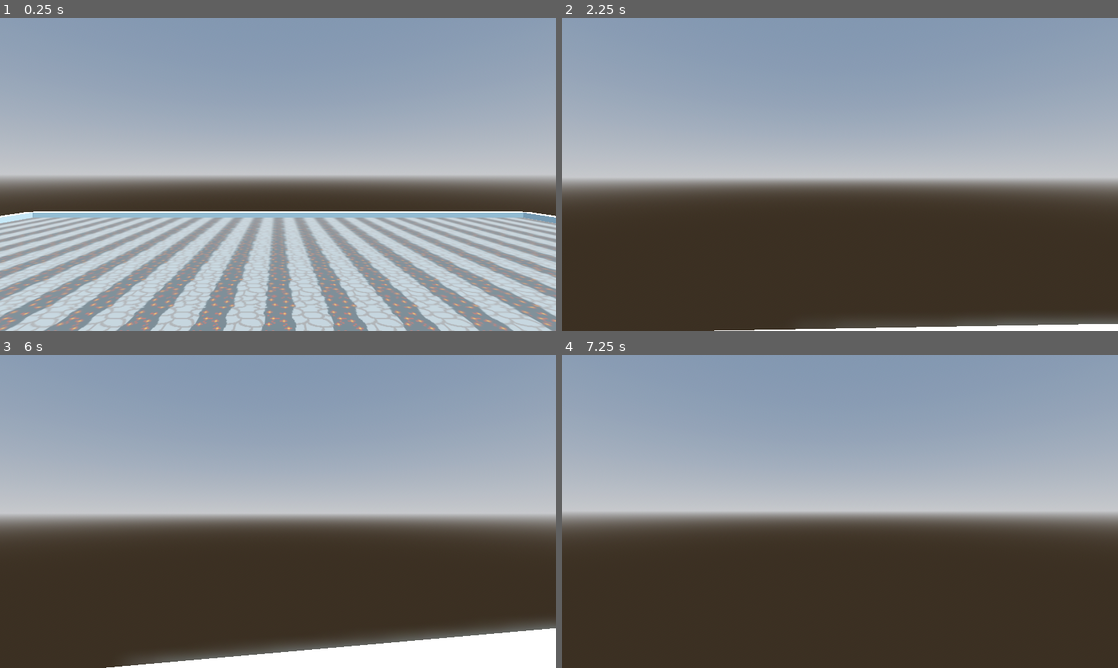
Above: before the commit, frames 1-4 (two rows, left to right).
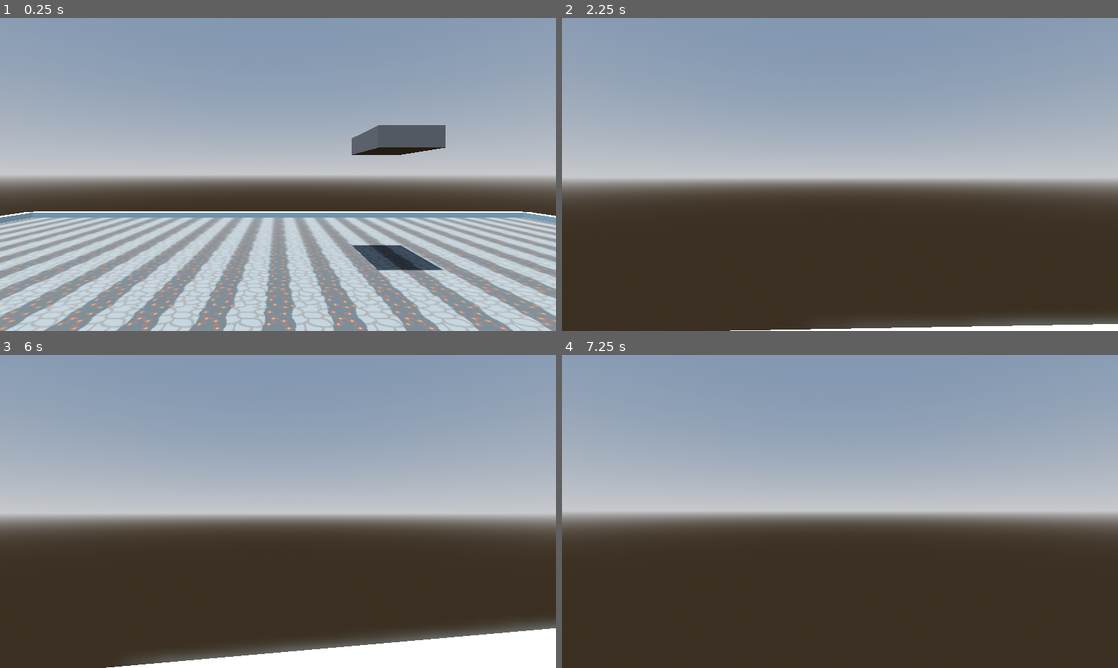
Above: after the commit, the same moments.

Repository: Tuturtut/InsererNomDuJeu
Game: Godot game, scene res://scenes/game.tscn
Two runs of this game, one before a commit and one after it. Both use one fixed random seed, a clock stepped at 60 frames per second and the inputs below.
Inputs (mouse positions are in pixels of both pictures, inside the frame that each line leads up to):
- Up to frame 1 (0.25 s): no input
- Up to frame 2 (2.25 s): tap Enter (ui_accept) at 0.5, 0.77, 1.52, 2 s; move the mouse to (867, 174) at 0.52 s; hold Ctrl (crouch) 0.53-1.28 s; hold Z (move_forward) from 0.53 s (still down); tap Shift (dash) at 0.8, 1.35 s; move the mouse to (812, 174) at 1.27 s; tap Ctrl (crouch) at 1.55 s; move the mouse to (851, 168) at 2.02 s; hold Ctrl (crouch) from 2.03 s (still down)
- Up to frame 3 (6 s): tap Shift (dash) at 2.3, 2.85, 3.8, 4.35, 5.3, 5.85 s; move the mouse to (272, 517) at 2.77 s; release Ctrl (crouch) at 2.78 s; tap Enter (ui_accept) at 3.02, 3.77, 4.25, 4.52, 5.75 s; tap Ctrl (crouch) at 3.05, 4.55 s; right-click (272, 517) at 3.5 s; move the mouse to (316, 514) at 3.52 s; hold Ctrl (crouch) 3.53-4.28 s; move the mouse to (233, 508) at 4.27 s; right-click (233, 508) at 5 s; move the mouse to (283, 511) at 5.02 s; hold Ctrl (crouch) 5.03-5.78 s; move the mouse to (255, 505) at 5.77 s; release Z (move_forward) at 5.78 s; hold D (move_right) from 5.78 s (still down)
- Up to frame 4 (7.25 s): tap Enter (ui_accept) at 6.02, 6.77 s; tap Ctrl (crouch) at 6.05 s; move the mouse to (867, 511) at 6.52 s; release D (move_right) at 6.53 s; hold Z (move_forward) from 6.53 s (still down); hold Ctrl (crouch) from 6.53 s (still down); tap Shift (dash) at 6.8 s

The runs differ from the first frame. In frame 1, 3.7% of the frame differs, in the area x 0-99%, y 34-81%; in frame 2, less than 0.1%; in frame 3, less than 0.1%; in frame 4, nothing differs.

Commit message:
Essais de corection du problème avec le dash

Diff:
--- a/Game/project.godot
+++ b/Game/project.godot
@@ -20,6 +20,13 @@
 window/size/viewport_width=1280
 window/size/viewport_height=720
 window/size/resizable=false
+
+[file_customization]
+
+folder_colors={
+"res://scenes/": "blue",
+"res://scripts/": "orange"
+}
 
 [input]
 
@@ -65,7 +72,7 @@
 
 [physics]
 
-3d/default_gravity=12.0
+3d/default_gravity=15.0
 
 [rendering]
 
--- a/Game/scenes/game.tscn
+++ b/Game/scenes/game.tscn
@@ -2,6 +2,15 @@
 
 [ext_resource type="PackedScene" uid="uid://q6p1ma8viwrp" path="res://scenes/player.tscn" id="1_3hb8r"]
 [ext_resource type="Texture2D" uid="uid://djkr4hj1lw24t" path="res://textures/path_straigth.png" id="1_3x6iu"]
+
+[sub_resource type="StandardMaterial3D" id="StandardMaterial3D_h8jlt"]
+albedo_color = Color(0.737255, 0.913725, 1, 1)
+
+[sub_resource type="BoxMesh" id="BoxMesh_dm8ou"]
+material = SubResource("StandardMaterial3D_h8jlt")
+
+[sub_resource type="BoxShape3D" id="BoxShape3D_jvejh"]
+size = Vector3(1, 100, 1)
 
 [sub_resource type="BoxMesh" id="BoxMesh_53opu"]
 
@@ -32,33 +41,94 @@
 tonemap_mode = 2
 glow_enabled = true
 
-[sub_resource type="StandardMaterial3D" id="StandardMaterial3D_h8jlt"]
-albedo_color = Color(0.737255, 0.913725, 1, 1)
+[node name="World" type="Node3D"]
 
-[sub_resource type="BoxMesh" id="BoxMesh_dm8ou"]
-material = SubResource("StandardMaterial3D_h8jlt")
+[node name="Platform" type="Node3D" parent="."]
 
-[sub_resource type="BoxShape3D" id="BoxShape3D_jvejh"]
-size = Vector3(1, 50, 1)
+[node name="Wall" type="Node3D" parent="Platform"]
 
-[node name="Level" type="Node3D"]
+[node name="Wall1" type="MeshInstance3D" parent="Platform/Wall"]
+transform = Transform3D(50, 0, 0, 0, 1, 0, 0, 0, 1, 0, 0, 25)
+mesh = SubResource("BoxMesh_dm8ou")
+skeleton = NodePath("../../..")
 
-[node name="Box" type="MeshInstance3D" parent="."]
+[node name="StaticBody3D" type="StaticBody3D" parent="Platform/Wall/Wall1"]
+
+[node name="CollisionShape3D" type="CollisionShape3D" parent="Platform/Wall/Wall1/StaticBody3D"]
+transform = Transform3D(1, 0, 0, 0, 1, 0, 0, 0, 1, 0, 50, 0)
+shape = SubResource("BoxShape3D_jvejh")
+
+[node name="Wall2" type="MeshInstance3D" parent="Platform/Wall"]
+transform = Transform3D(50, 0, 0, 0, 1, 0, 0, 0, 1, 0, 0, -25)
+mesh = SubResource("BoxMesh_dm8ou")
+skeleton = NodePath("../../..")
+
+[node name="StaticBody3D" type="StaticBody3D" parent="Platform/Wall/Wall2"]
+
+[node name="CollisionShape3D" type="CollisionShape3D" parent="Platform/Wall/Wall2/StaticBody3D"]
+transform = Transform3D(1, 0, 0, 0, 1, 0, 0, 0, 1, 0, 50, 0)
+shape = SubResource("BoxShape3D_jvejh")
+
+[node name="Wall3" type="MeshInstance3D" parent="Platform/Wall"]
+transform = Transform3D(1, 0, 0, 0, 1, 0, 0, 0, 50, 25, 0, 0)
+mesh = SubResource("BoxMesh_dm8ou")
+skeleton = NodePath("../../..")
+
+[node name="StaticBody3D" type="StaticBody3D" parent="Platform/Wall/Wall3"]
+
+[node name="CollisionShape3D" type="CollisionShape3D" parent="Platform/Wall/Wall3/StaticBody3D"]
+transform = Transform3D(1, 0, 0, 0, 1, 0, 0, 0, 1, 0, 50, 0)
+shape = SubResource("BoxShape3D_jvejh")
+
+[node name="Wall4" type="MeshInstance3D" parent="Platform/Wall"]
+transform = Transform3D(1, 0, 0, 0, 1, 0, 0, 0, 50, -25, 0, 0)
+mesh = SubResource("BoxMesh_dm8ou")
+skeleton = NodePath("../../..")
+
+[node name="StaticBody3D" type="StaticBody3D" parent="Platform/Wall/Wall4"]
+
+[node name="CollisionShape3D" type="CollisionShape3D" parent="Platform/Wall/Wall4/StaticBody3D"]
+transform = Transform3D(1, 0, 0, 0, 1, 0, 0, 0, 1, 0, 50, 0)
+shape = SubResource("BoxShape3D_jvejh")
+
+[node name="Box" type="MeshInstance3D" parent="Platform"]
 transform = Transform3D(4, 0, 0, 0, 1, 0, 0, 0, 3, 0, 2, 0)
 mesh = SubResource("BoxMesh_53opu")
+skeleton = NodePath("../..")
 
-[node name="StaticBody3D" type="StaticBody3D" parent="Box"]
+[node name="StaticBody3D" type="StaticBody3D" parent="Platform/Box"]
 
-[node name="CollisionShape3D" type="CollisionShape3D" parent="Box/StaticBody3D"]
+[node name="CollisionShape3D" type="CollisionShape3D" parent="Platform/Box/StaticBody3D"]
 shape = SubResource("BoxShape3D_sspx4")
 
-[node name="Ground" type="MeshInstance3D" parent="."]
+[node name="Box2" type="MeshInstance3D" parent="Platform"]
+transform = Transform3D(-1.74846e-07, 0, 3, 0, 1, 0, -4, 0, -1.31134e-07, 8, 4, 6)
+mesh = SubResource("BoxMesh_53opu")
+skeleton = NodePath("../..")
+
+[node name="StaticBody3D" type="StaticBody3D" parent="Platform/Box2"]
+
+[node name="CollisionShape3D" type="CollisionShape3D" parent="Platform/Box2/StaticBody3D"]
+shape = SubResource("BoxShape3D_sspx4")
+
+[node name="Box3" type="MeshInstance3D" parent="Platform"]
+transform = Transform3D(-1.74846e-07, 0, 3, 0, 1, 0, -4, 0, -1.31134e-07, 6, 6, -13)
+mesh = SubResource("BoxMesh_53opu")
+skeleton = NodePath("../..")
+
+[node name="StaticBody3D" type="StaticBody3D" parent="Platform/Box3"]
+
+[node name="CollisionShape3D" type="CollisionShape3D" parent="Platform/Box3/StaticBody3D"]
+shape = SubResource("BoxShape3D_sspx4")
+
+[node name="Ground" type="MeshInstance3D" parent="Platform"]
 transform = Transform3D(1, 0, 0, 0, 1, 0, 0, 0, 1, 0.051562, -0.00113857, 0.00765562)
 mesh = SubResource("PlaneMesh_im14s")
+skeleton = NodePath("../..")
 
-[node name="StaticBody3D" type="StaticBody3D" parent="Ground"]
+[node name="StaticBody3D" type="StaticBody3D" parent="Platform/Ground"]
 
-[node name="CollisionShape3D" type="CollisionShape3D" parent="Ground/StaticBody3D"]
+[node name="CollisionShape3D" type="CollisionShape3D" parent="Platform/Ground/StaticBody3D"]
 shape = SubResource("ConcavePolygonShape3D_vahdq")
 
 [node name="Player" parent="." instance=ExtResource("1_3hb8r")]
@@ -70,51 +140,5 @@
 environment = SubResource("Environment_b36ce")
 
 [node name="DirectionalLight3D" type="DirectionalLight3D" parent="Environement"]
-transform = Transform3D(-0.965926, -0.224144, 0.12941, 0.12941, 0.0147545, 0.991481, -0.224144, 0.974444, 0.0147547, 0, 36.5215, 0)
+transform = Transform3D(-1, 8.74227e-08, -4.37114e-08, -4.37114e-08, 1.91068e-15, 1, 8.74228e-08, 1, 1.91068e-15, 0, 36.5215, 0)
 shadow_enabled = true
-
-[node name="Wall" type="Node3D" parent="."]
-
-[node name="Wall1" type="MeshInstance3D" parent="Wall"]
-transform = Transform3D(50, 0, 0, 0, 1, 0, 0, 0, 1, 0, 0, 25)
-mesh = SubResource("BoxMesh_dm8ou")
-skeleton = NodePath("../..")
-
-[node name="StaticBody3D" type="StaticBody3D" parent="Wall/Wall1"]
-
-[node name="CollisionShape3D" type="CollisionShape3D" parent="Wall/Wall1/StaticBody3D"]
-transform = Transform3D(1, 0, 0, 0, 1, 0, 0, 0, 1, 0, 10, 0)
-shape = SubResource("BoxShape3D_jvejh")
-
-[node name="Wall2" type="MeshInstance3D" parent="Wall"]
-transform = Transform3D(50, 0, 0, 0, 1, 0, 0, 0, 1, 0, 0, -25)
-mesh = SubResource("BoxMesh_dm8ou")
-skeleton = NodePath("../..")
-
-[node name="StaticBody3D" type="StaticBody3D" parent="Wall/Wall2"]
-
-[node name="CollisionShape3D" type="CollisionShape3D" parent="Wall/Wall2/StaticBody3D"]
-transform = Transform3D(1, 0, 0, 0, 1, 0, 0, 0, 1, 0, 10, 0)
-shape = SubResource("BoxShape3D_jvejh")
-
-[node name="Wall3" type="MeshInstance3D" parent="Wall"]
-transform = Transform3D(1, 0, 0, 0, 1, 0, 0, 0, 50, 25, 0, 0)
-mesh = SubResource("BoxMesh_dm8ou")
-skeleton = NodePath("../..")
-
-[node name="StaticBody3D" type="StaticBody3D" parent="Wall/Wall3"]
-
-[node name="CollisionShape3D" type="CollisionShape3D" parent="Wall/Wall3/StaticBody3D"]
-transform = Transform3D(1, 0, 0, 0, 1, 0, 0, 0, 1, 0, 10, 0)
-shape = SubResource("BoxShape3D_jvejh")
-
-[node name="Wall4" type="MeshInstance3D" parent="Wall"]
-transform = Transform3D(1, 0, 0, 0, 1, 0, 0, 0, 50, -25, 0, 0)
-mesh = SubResource("BoxMesh_dm8ou")
-skeleton = NodePath("../..")
-
-[node name="StaticBody3D" type="StaticBody3D" parent="Wall/Wall4"]
-
-[node name="CollisionShape3D" type="CollisionShape3D" parent="Wall/Wall4/StaticBody3D"]
-transform = Transform3D(1, 0, 0, 0, 1, 0, 0, 0, 1, 0, 10, 0)
-shape = SubResource("BoxShape3D_jvejh")
--- a/Game/scenes/player.tscn
+++ b/Game/scenes/player.tscn
@@ -31,7 +31,7 @@
 target_position = Vector3(0, 2, 0)
 
 [node name="dash_timer" type="Timer" parent="."]
-wait_time = 0.25
+wait_time = 0.2
 
 [node name="dash_again_timer" type="Timer" parent="."]
 wait_time = 0.5
--- a/Game/scripts/player.gd
+++ b/Game/scripts/player.gd
@@ -17,9 +17,10 @@
 const DASH_SPEED := 40
 const CROUCH_SPEED:= 7
 var current_speed := WALKING_SPEED
+var previous_speed := WALKING_SPEED
 
 # Movement variables
-var jump_velocity := 8
+var jump_velocity := 10
 const LERP_SPEED := 15
 const AIR_LERP_SPEED := 2
 var current_lerp_speed := LERP_SPEED
@@ -53,6 +54,9 @@
 # Get the gravity from the project settings to be synced with RigidBody nodes.
 var gravity = ProjectSettings.get_setting("physics/3d/default_gravity")
 
+# Debug
+var dash_time := 0.0
+
 func _ready():
 	Input.set_mouse_mode(Input.MOUSE_MODE_CAPTURED)
 
@@ -72,13 +76,18 @@
 
 	# Dash
 	if Input.is_action_just_pressed("dash") and can_dash:
+		print("start")
 		dashing = true
 		can_dash = false
 		dash_timer.start()
 		dash_again_timer.start()
-		direction = transform.basis * Vector3(input_dir.x, 0, input_dir.y)
+		# Dash sans mouvement du joueur
+		if input_dir == Vector2.ZERO:
+			direction = transform.basis * Vector3(0, 0, -1)
 
-
+		# Dash avec mouvement du joueur
+		else:
+			direction = transform.basis * Vector3(input_dir.x, 0, input_dir.y)
 	# Reset speed
 	if Input.is_action_just_pressed("reset_speed"):
 		direction.x = 0
@@ -113,8 +122,6 @@
 		head_bobbing_current_intensity = HEAD_BOBBING_CROUCHING_INTENSITY
 		head_bobbing_index += HEAD_BOBBING_CROUCHING_SPEED * delta
 
-
-
 	if is_on_floor() && input_dir != Vector2.ZERO:
 		head_bobbing_vector.y = sin(head_bobbing_index)
 		head_bobbing_vector.x = sin(head_bobbing_index/2)+0.5
@@ -133,28 +140,32 @@
 	else:
 		current_lerp_speed = LERP_SPEED
 
+
 	# Handle jump.
 	if Input.is_action_just_pressed("ui_accept") and is_on_floor():
 		velocity.y = jump_velocity
 
 	if dashing:
 		current_speed = DASH_SPEED
+	elif crouching:
+		current_speed = CROUCH_SPEED
 	else:
 		current_speed = WALKING_SPEED
+	direction = lerp(direction, (transform.basis * Vector3(input_dir.x, 0, input_dir.y)).normalized(), delta * current_lerp_speed)
 
-	direction = lerp(direction, (transform.basis * Vector3(input_dir.x, 0, input_dir.y)).normalized(), delta * current_lerp_speed)
-	if direction:
-		velocity.x = direction.x * current_speed
-		velocity.z = direction.z * current_speed
-	else:
-		velocity.x = move_toward(velocity.x, 0, current_speed)
-		velocity.z = move_toward(velocity.z, 0, current_speed)
+
+
+	velocity.x = direction.x * current_speed
+	velocity.z = direction.z * current_speed
+
+
 
 	move_and_slide()
 
 
 func _on_dash_timer_timeout():
 	dashing = false
+	print("end")
 
 
 func _on_dash_again_timer_timeout():
